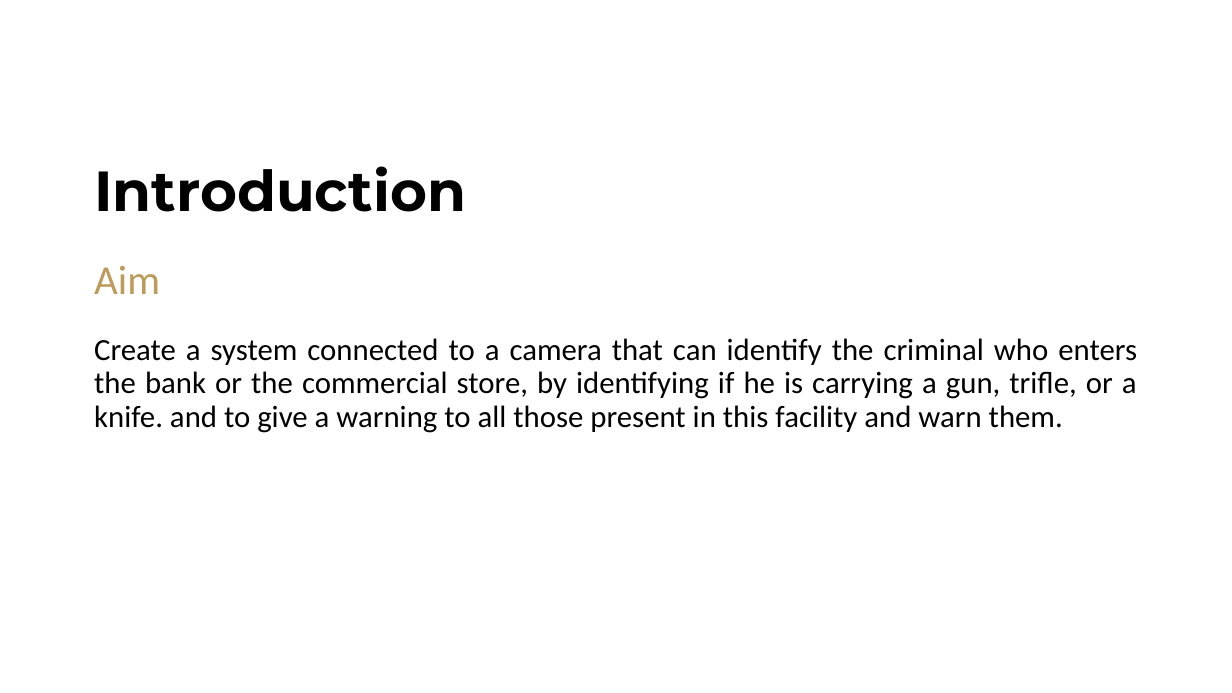
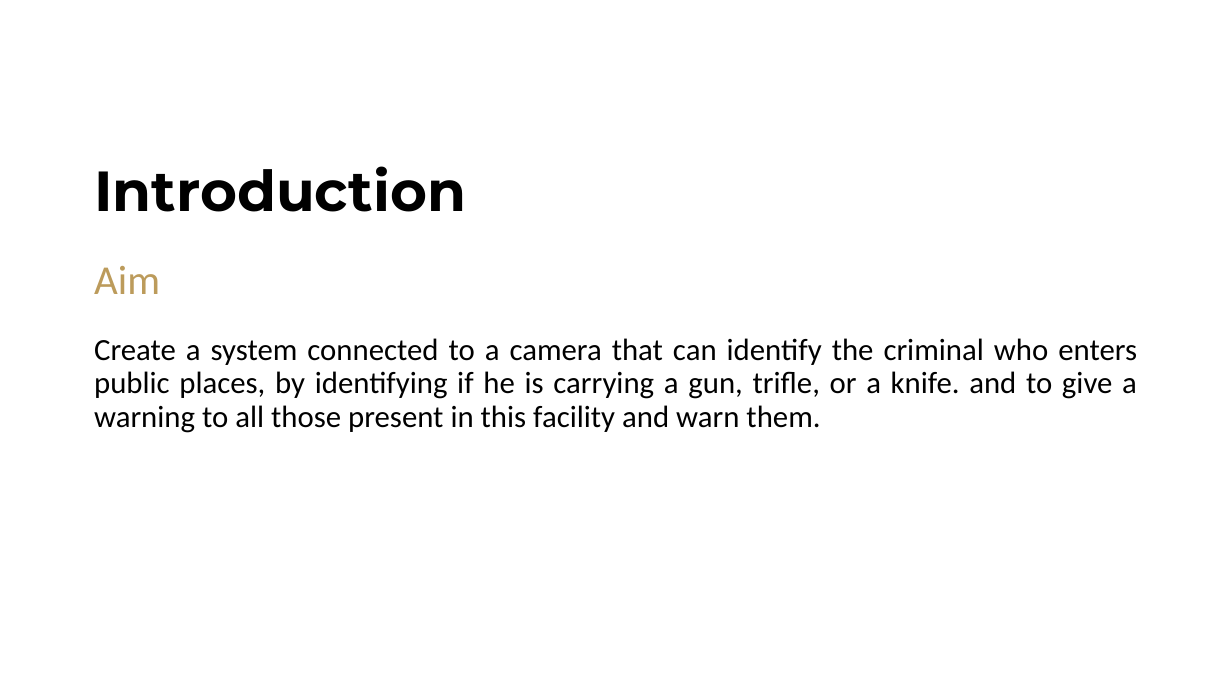
Before and after one commit to Almoalm22/GP-_-431.432-_-2021.2022, a slide deck: slide 7 of Midterm - GP1/Presentation - Mid.pptx. Drawn at 1232x693 pixels with LibreOffice and Linux fonts; fonts in the diff are those of the drawing; background and template pictures are left out. Boxes give left, top, right and bottom in pixels: in the first picture for what was removed or moved away, otherwise in the second. Text is boxed around its words. In the diff, an @@ line names an element or a change of style, - is before the commit and + after.

```diff
--- a/Midterm - GP1/Presentation - Mid.pptx
+++ b/Midterm - GP1/Presentation - Mid.pptx
@@ text at (x1=94, y1=338, x2=1137, y2=433): text changed @@
-Create a system connected to a camera that can identify the criminal who enters the bank or the commercial store, by identifying if he is carrying a gun, trifle, or a knife. and to give a warning to all those present in this facility and warn them.
+Create a system connected to a camera that can identify the criminal who enters public places, by identifying if he is carrying a gun, trifle, or a knife. and to give a warning to all those present in this facility and warn them.
```
Also in this commit, not shown: 3 other slides changed, 1 slide added.
